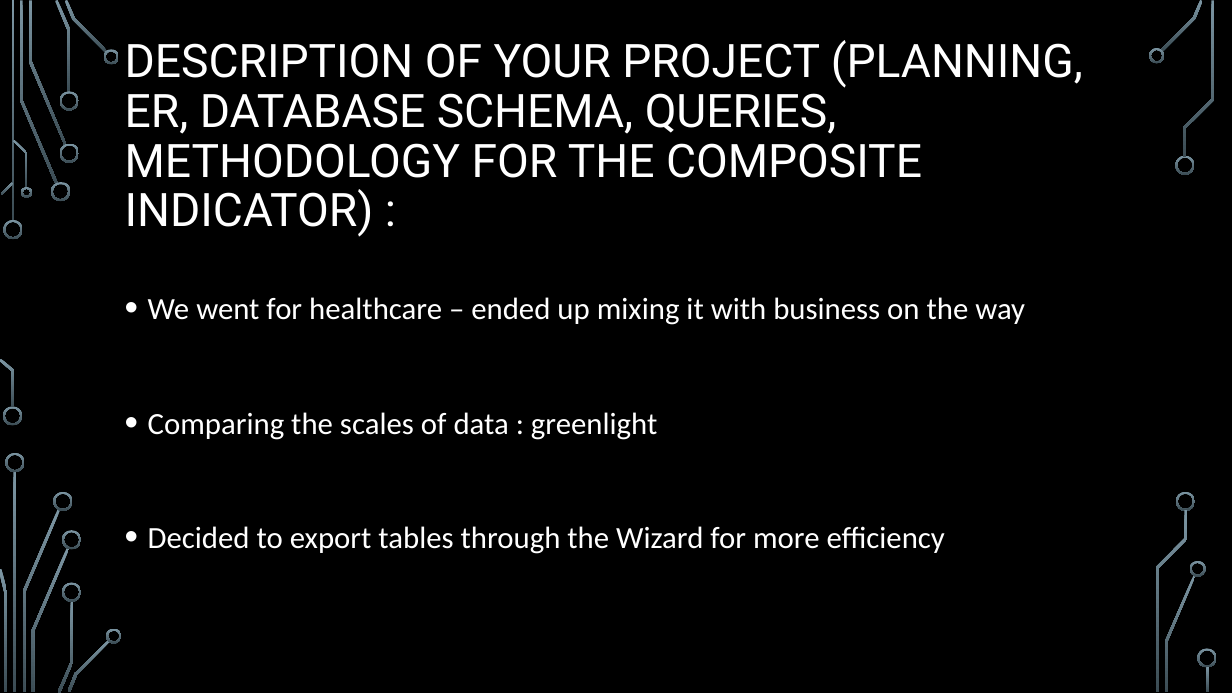
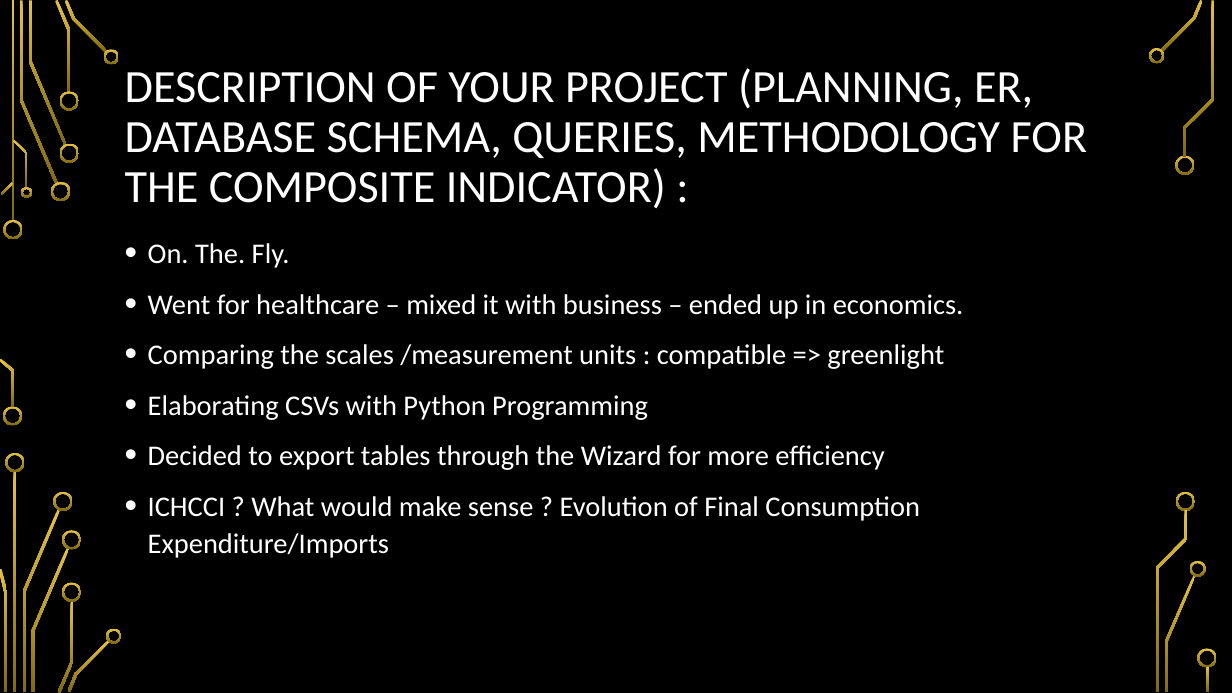
Before and after one commit to louis-md/Composite_indicator, a slide deck: slide 2 of ICHCCI.pptx. Drawn at 1232x693 pixels with LibreOffice and Linux fonts; fonts in the diff are those of the drawing; background and template pictures are left out. Boxes give left, top, right and bottom in pixels: in the first picture for what was removed or moved away, otherwise in the second. Text is boxed around its words. In the diff, an @@ line names an element or a change of style, - is before the commit and + after.

Commit message:
Changed a few things in the PP presentation

```diff
--- a/ICHCCI.pptx
+++ b/ICHCCI.pptx
@@ fill gradient #7C96A3 to #3B4C54 to gradient #E5C243 to #826A12 in 36 elements at box(4, 220, 23, 239), box(3, 407, 22, 426), box(20, 1, 57, 184), box(51, 182, 70, 201), box(29, 1, 66, 145), box(55, 0, 71, 92), box(59, 143, 79, 163), box(59, 91, 79, 111), box(65, 0, 107, 54), box(104, 49, 120, 64), box(1, 182, 14, 195), box(0, 359, 14, 408), box(13, 140, 28, 188), box(20, 187, 31, 198), box(14, 471, 17, 692), box(22, 509, 59, 691), box(6, 453, 25, 472), box(0, 568, 6, 691), box(54, 492, 73, 511), box(31, 548, 69, 692), box(57, 601, 73, 693), box(62, 531, 81, 550), box(62, 582, 81, 602), box(67, 640, 110, 692), box(106, 628, 122, 643), box(1161, 0, 1203, 52), box(1149, 48, 1165, 64), box(1176, 155, 1195, 175), box(1165, 576, 1196, 692), box(1190, 561, 1206, 577), box(1184, 1, 1214, 157), box(1177, 492, 1196, 511), box(1156, 510, 1188, 692), box(1198, 649, 1217, 668), box(1207, 666, 1210, 692), box(11, 1, 14, 222) @@
@@ title "DESCRIPTION OF YOUR PROJECT (PLANNING, ..." at box(125, 68, 1087, 209): font Roboto to Calibri @@
@@ text at box(148, 243, 964, 420): text changed; size 24 to 22.2 pt @@
-• We went for healthcare – ended up mixing it with business on the way
-• Comparing the scales of data : greenlight
+• On. The. Fly.
+• Went for healthcare – mixed it with business – ended up in economics.
+• Comparing the scales /measurement units : compatible => greenlight
+• Elaborating CSVs with Python Programming
@@ text at box(148, 445, 884, 470): size 24 to 22.2 pt in "Decided to export tables through the Wizard ..."; line spacing 1.2 to 1.1 @@
@@ text at box(148, 496, 920, 558): paragraph added @@
+• ICHCCI ? What would make sense ? Evolution of Final Consumption Expenditure/Imports
```
Also in this commit, not shown: 7 other slides changed.
